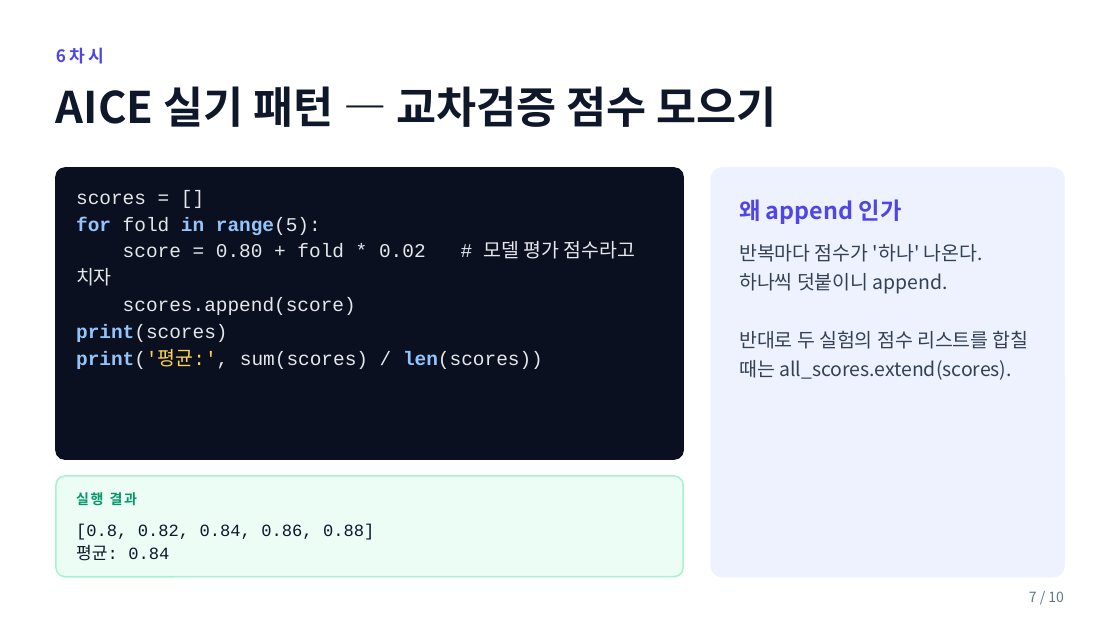
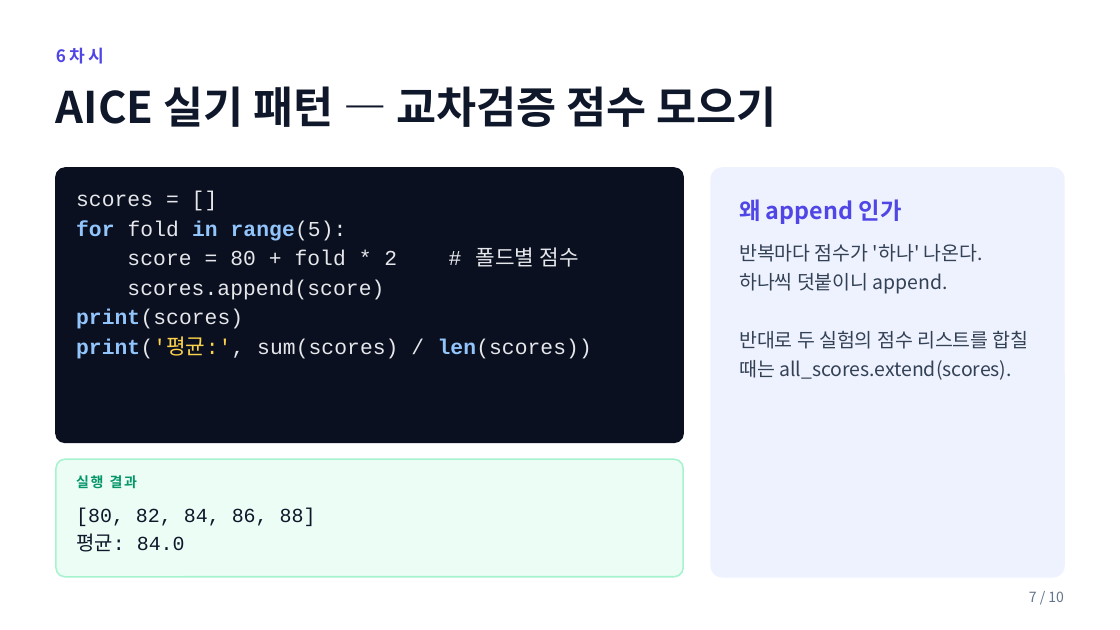
Before and after one commit to ChungChiweon/aice-quest, a slide deck: slide 7 of 강의자료/06차시_append_extend.pptx. Drawn at 1120x630 pixels with LibreOffice and Linux fonts; fonts in the diff are those of the drawing. Boxes give left, top, right and bottom in pixels: in the first picture for what was removed or moved away, otherwise in the second. Text is boxed around its words. In the diff, an @@ line names an element or a change of style, - is before the commit and + after.

```diff
--- a/강의자료/06차시_append_extend.pptx
+++ b/강의자료/06차시_append_extend.pptx
@@ rounded rectangle: place and size @@
-rounded rectangle at box(56, 168, 683, 459)
+rounded rectangle at box(56, 168, 683, 442)
@@ rounded rectangle at box(56, 168, 683, 442): proportions changed @@
@@ text at box(76, 194, 592, 359): size 12.5 to 13.8 pt in "scores = []", "for fold in range(5):", "scores.append(score)", "print(scores)" and 1 more places @@
@@ text at box(127, 247, 578, 267): text changed; size 12.5 to 13.8 pt @@
-score = 0.80 + fold * 0.02 # 모델 평가 점수라고 치자
+score = 80 + fold * 2 # 폴드별 점수
@@ rounded rectangle at box(56, 459, 683, 577): proportions changed @@
@@ rounded rectangle: place and size @@
-rounded rectangle at box(56, 476, 683, 577)
+rounded rectangle at box(56, 459, 683, 577)
@@ text "실행 결과": place and size @@
-text "실행 결과" at box(76, 492, 137, 506)
+text "실행 결과" at box(76, 475, 137, 489)
@@ text at box(76, 508, 316, 552): text changed; size 11 to 12.8 pt @@
-[0.8, 0.82, 0.84, 0.86, 0.88]
-평균: 0.84
+[80, 82, 84, 86, 88]
+평균: 84.0
```
Also in this commit, not shown: 2 other slides changed, 4 other files.
